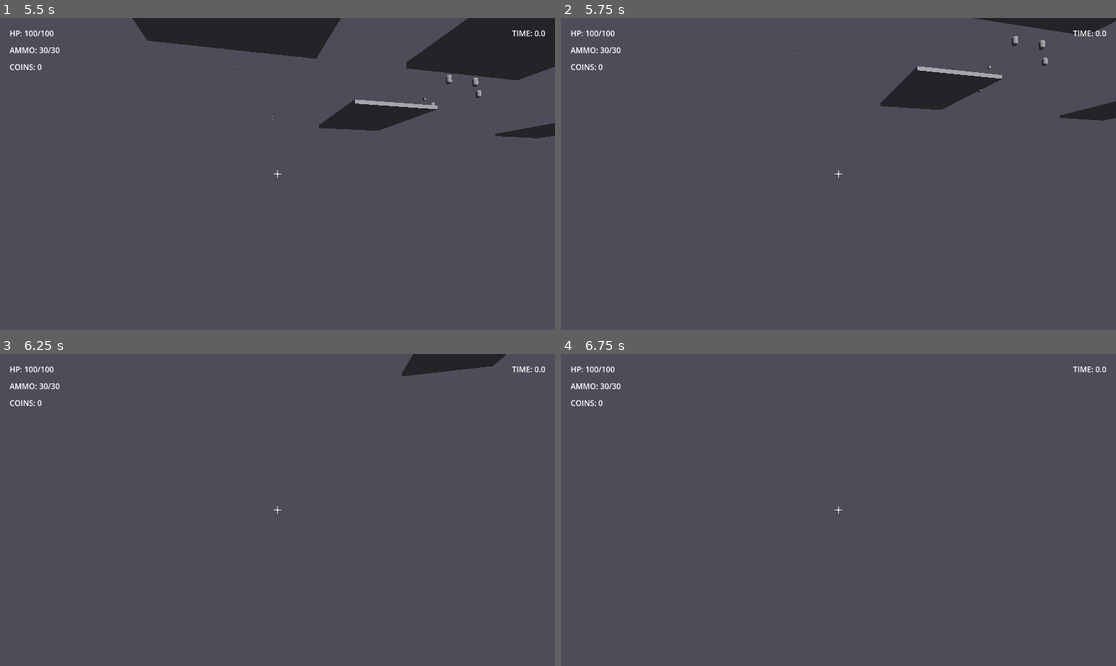
Above: before the commit, frames 1-4 (two rows, left to right).
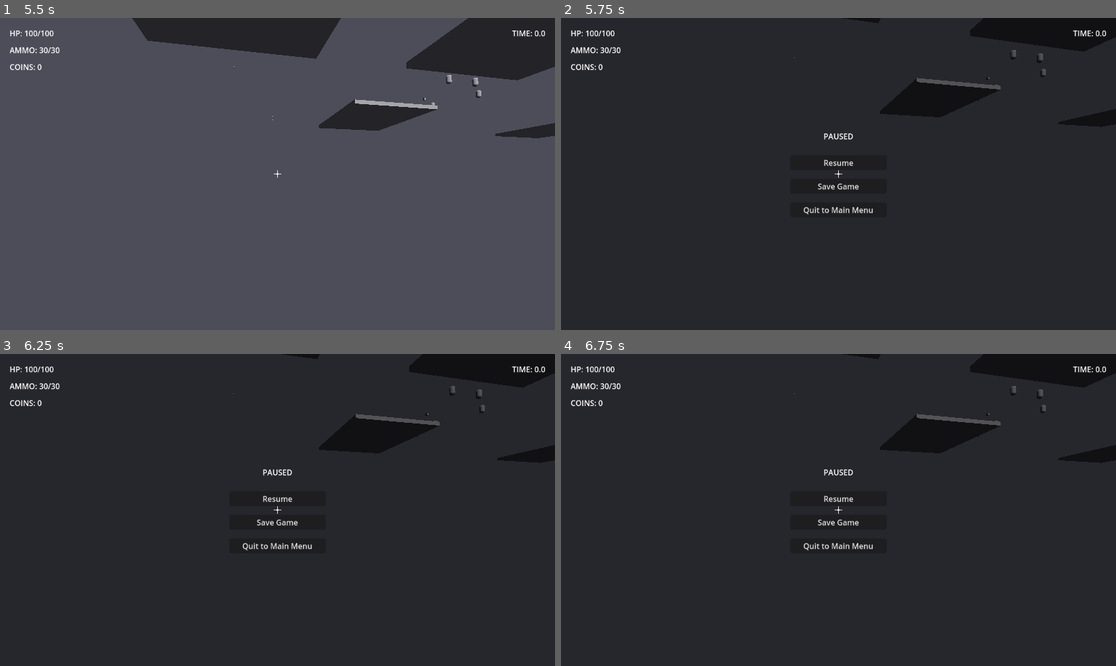
Above: after the commit, the same moments.

Repository: mandlj92/dungeonrunner
Game: Godot game, scene res://scenes/main.tscn
Two runs of this game, one before a commit and one after it. Both use one fixed random seed, a clock stepped at 60 frames per second and the inputs below.
Inputs (mouse positions are in pixels of both pictures, inside the frame that each line leads up to):
- Up to frame 1 (5.5 s): click "New Game" at 0.5 s; click "Start Run" at 1.25 s; tap Enter at 2 s; move the mouse to (305, 174) at 2.02 s; press the mouse at (305, 174) at 2.03 s; hold W (move_forward) from 2.03 s (still down); tap Space (jump) at 2.27, 3.02, 4.52, 5.27 s; move the mouse to (249, 174) at 2.77 s; release the mouse at (249, 174) at 2.78 s; tap E (melee) at 2.85 s; move the mouse to (288, 167) at 3.52 s; hold Shift (sprint) 3.53-4.28 s; move the mouse to (271, 180) at 4.27 s; click (271, 180) at 4.35 s; move the mouse to (316, 177) at 5.02 s; hold E (melee) from 5.03 s (still down)
- Up to frame 2 (5.75 s): keep holding W (move_forward); keep holding E (melee); tap Escape (pause) at 5.65 s
- Up to frame 3 (6.25 s): keep holding W (move_forward); move the mouse to (233, 506) at 5.77 s; release E (melee) at 5.78 s; tap Shift (sprint) at 5.85 s; tap Space (jump) at 6.02 s
- Up to frame 4 (6.75 s): keep holding W (move_forward); move the mouse to (844, 510) at 6.52 s; press the mouse at (844, 510) at 6.53 s

Frame 1 is identical in both runs. In frame 2, 97% of the frame differs, in the area x 0-100%, y 0-100%; in frame 3, 99%; in frame 4, 99%.
Error before the commit: Invalid call. Nonexistent function 'pause_game' in base 'Nil'. (res://scripts/player/player.gd:110)

Commit message:
Assign pause_menu_scene export in Player.tscn
- Added pause_menu.tscn reference to Player node exports
- Fixes 'pause_game' in base 'Nil' error when pressing ESC
- Follows RULES.md Section 2.3: no hardcoded paths
- pause_menu now properly instantiated from exported scene

🤖 Generated with [Claude Code](https://claude.com/claude-code)

Co-Authored-By: Claude Sonnet 4.5 <noreply@anthropic.com>

Diff:
--- a/scenes/player/Player.tscn
+++ b/scenes/player/Player.tscn
@@ -7,12 +7,14 @@
 [ext_resource type="Script" path="res://scripts/components/melee_controller.gd" id="5_t8400"]
 [ext_resource type="Script" path="res://scripts/upgrades/upgrade_manager.gd" id="6_31gii"]
 [ext_resource type="Script" path="res://scripts/components/camera_vfx.gd" id="7_camera_vfx"]
+[ext_resource type="PackedScene" uid="uid://dcrfj0sxycwdj" path="res://scenes/ui/pause_menu.tscn" id="8_pause_menu"]
 
 [sub_resource type="CapsuleShape3D" id="CapsuleShape3D_xk1af"]
 
 [node name="Player" type="CharacterBody3D"]
 collision_mask = 3
 script = ExtResource("1_player")
+pause_menu_scene = ExtResource("8_pause_menu")
 
 [node name="CollisionShape3D" type="CollisionShape3D" parent="."]
 transform = Transform3D(1, 0, 0, 0, 1, 0, 0, 0, 1, 0, 1, 0)
Not shown: 1 places in scenes/player/Player.tscn that only renumber resources
